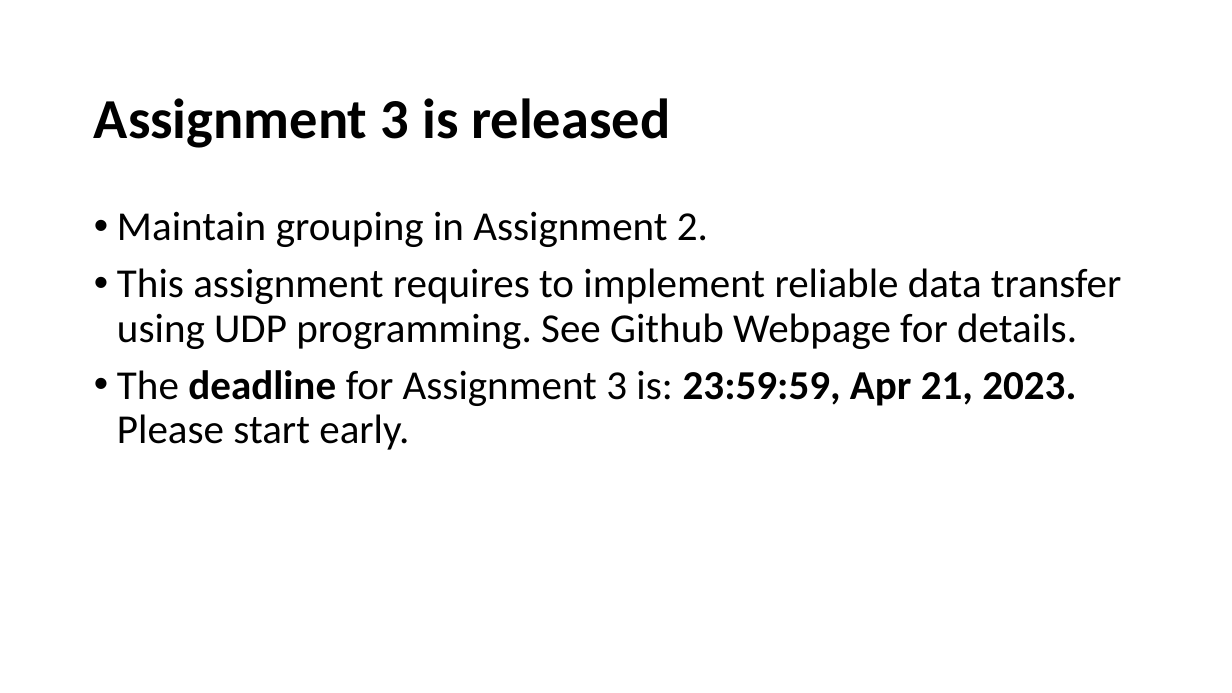
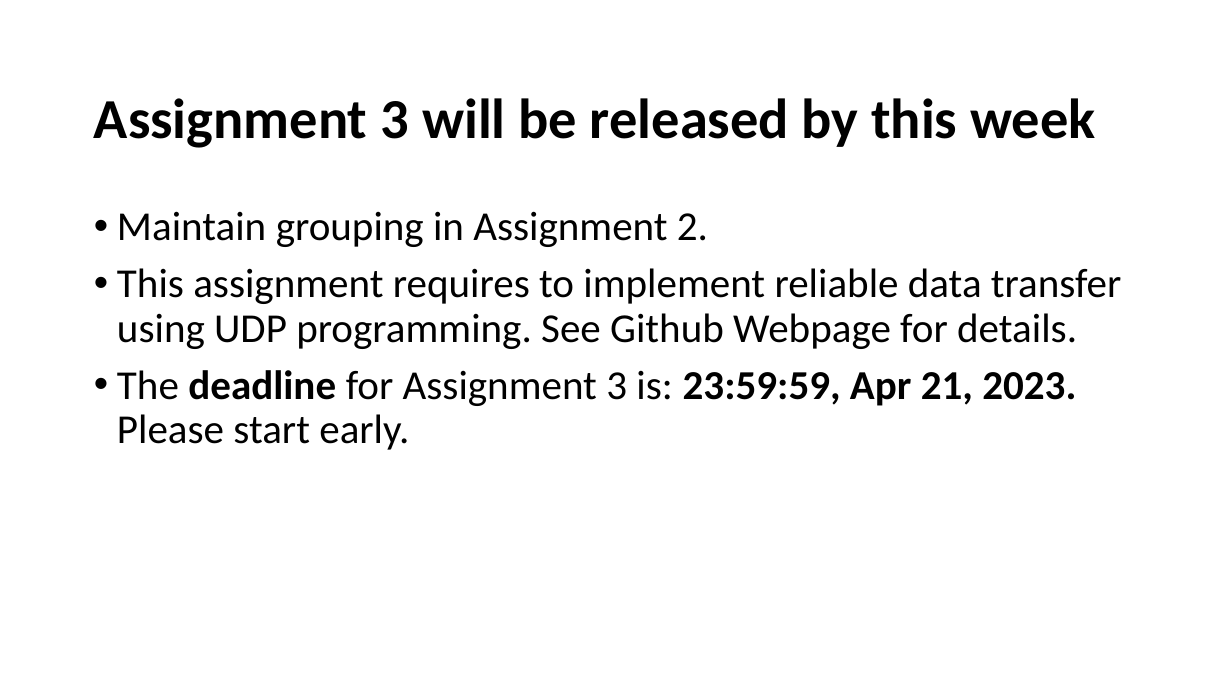
Before and after one commit to henryhxu/CSCI4430-ESTR4120, a slide deck: slide 2 of tutorial/T08/tut08.pptx. Drawn at 1232x693 pixels with LibreOffice and Linux fonts; fonts in the diff are those of the drawing. Boxes give left, top, right and bottom in pixels: in the first picture for what was removed or moved away, otherwise in the second. Text is boxed around its words. In the diff, an @@ line names an element or a change of style, - is before the commit and + after.

Commit message:
add tut8 slides

```diff
--- a/tutorial/T08/tut08.pptx
+++ b/tutorial/T08/tut08.pptx
@@ text at (94,98,1096,148): text changed @@
-Assignment 3 is released
+Assignment 3 will be released by this week
```
